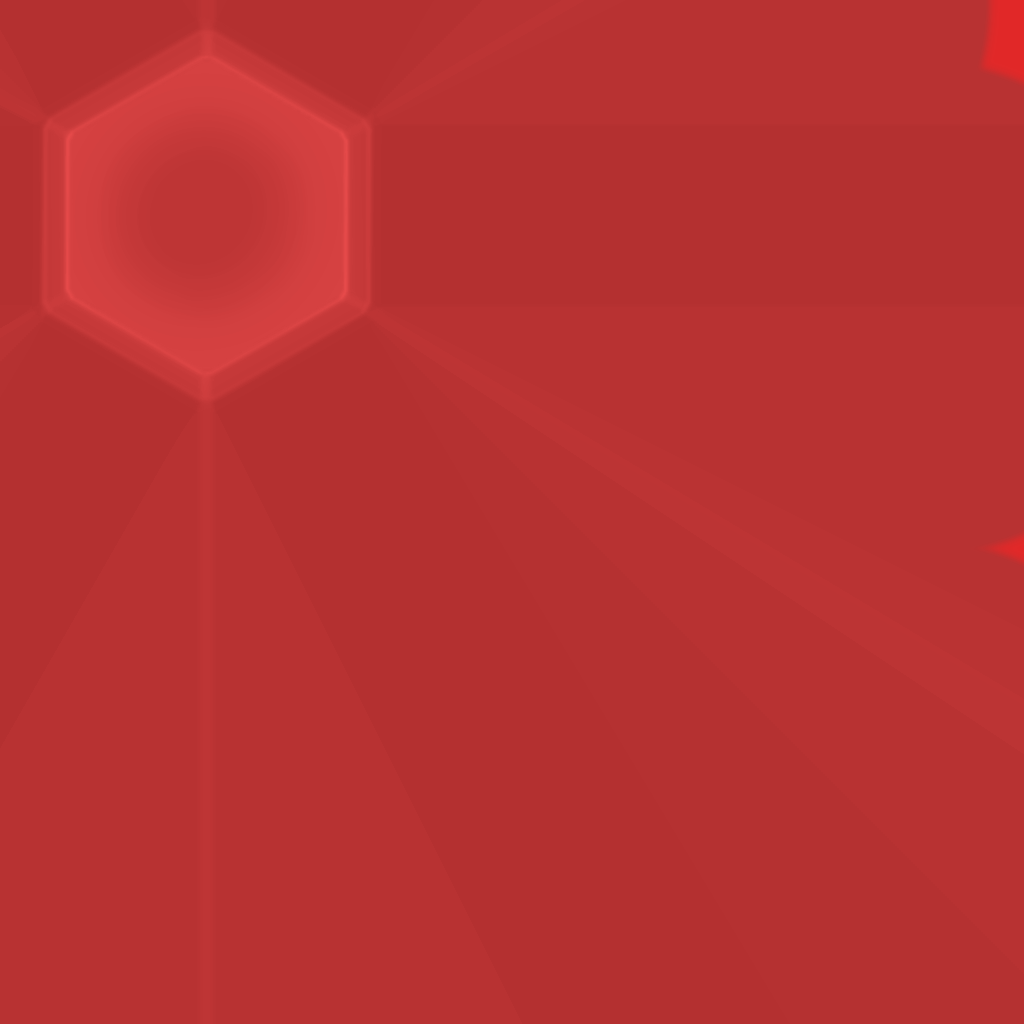
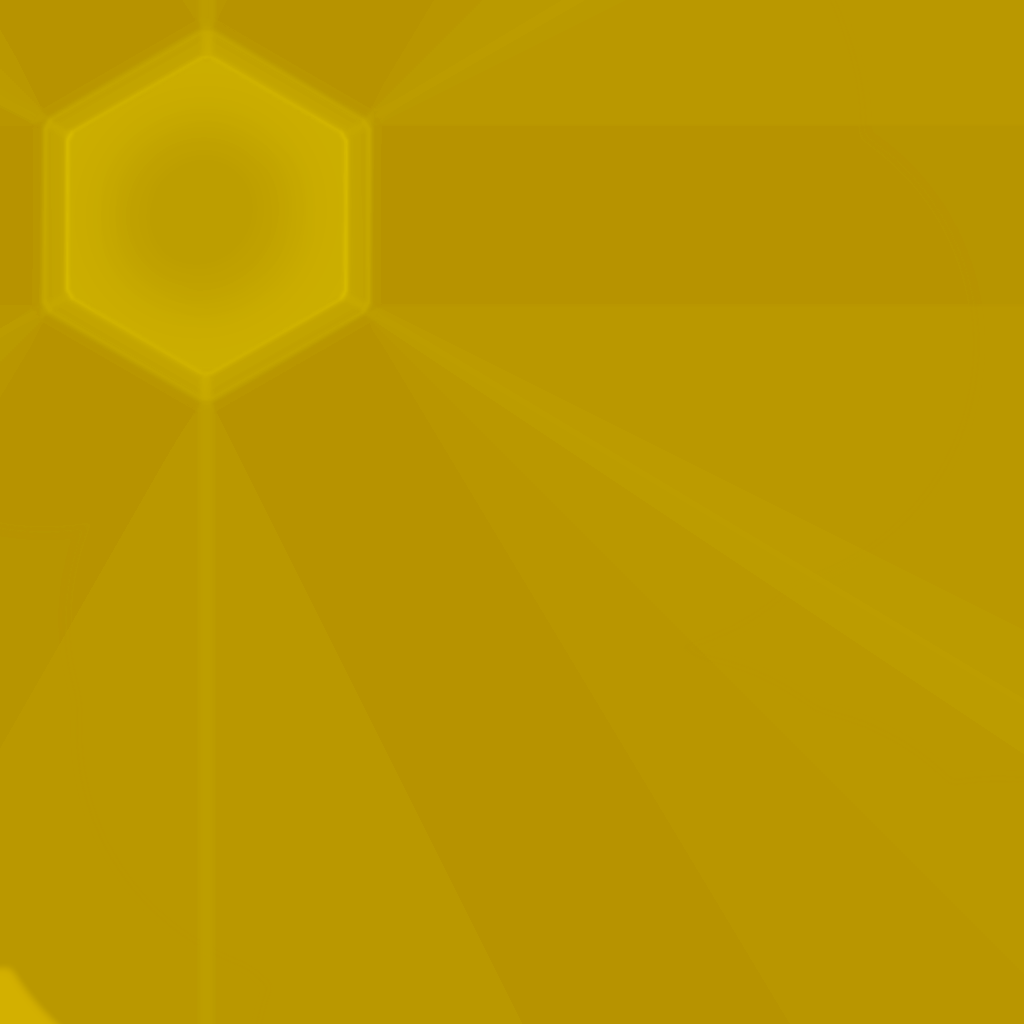
Layered file, before and after one edit (1024 × 1024). Changes by layer:
removed layer "Layer 4" (was overlay, 37%) over [0, 0, 1024, 1024]
removed layer "Layer 3" (was color) over [0, 0, 1024, 1024]
added layer "Layer 8" (overlay) above "Layer 7" over [0, 0, 1024, 1024]
added layer "Layer 7" (color) above "RGB" over [0, 0, 1024, 1024]
